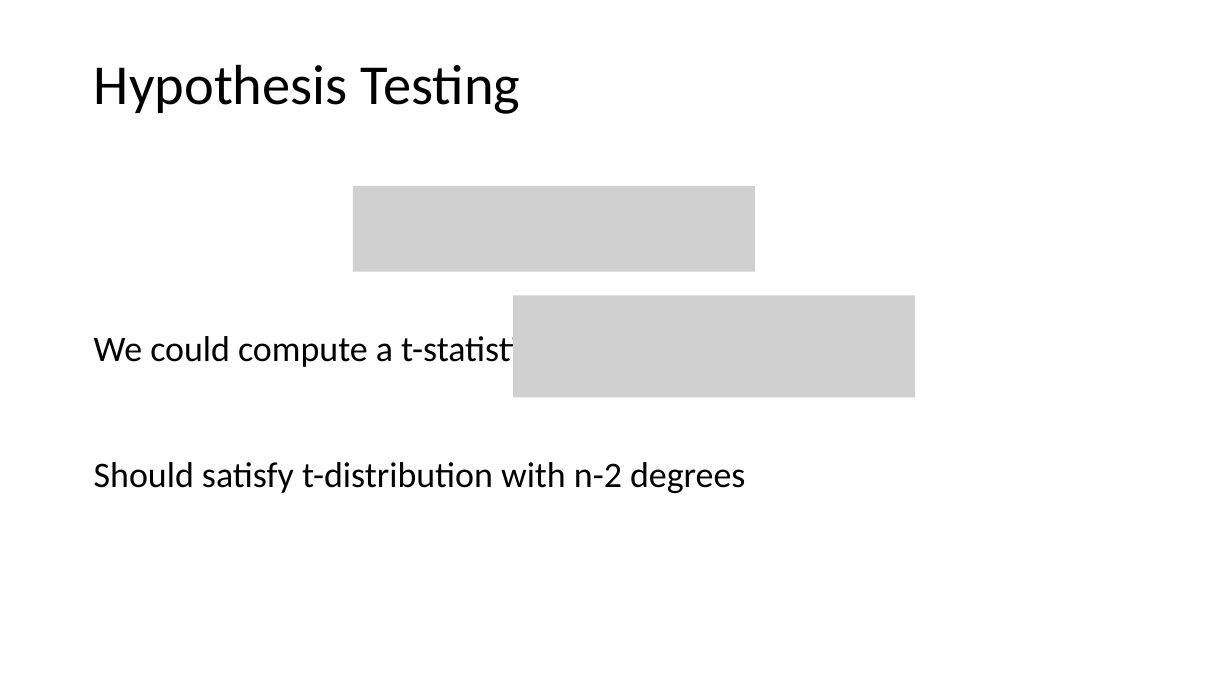
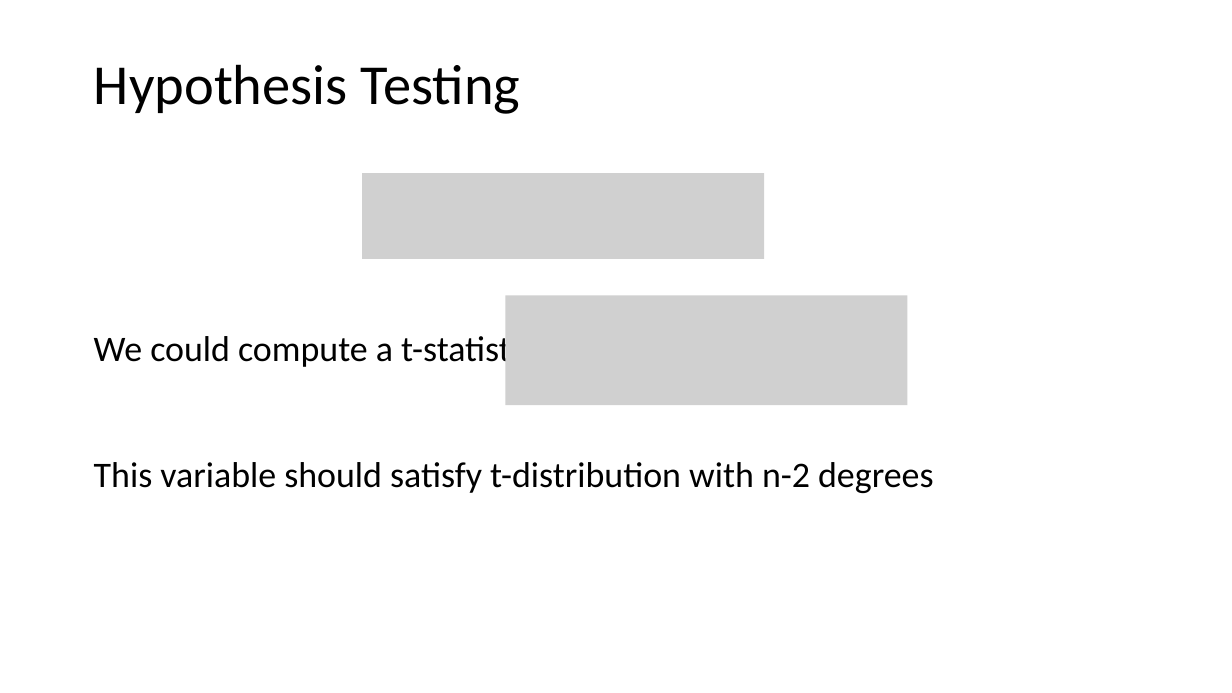
Before and after one commit to tianzheng4/tianzheng4.github.io, a slide deck: slide 17 of _umkc-teaching/slides/Lecture3.pptx (slide 16 before the commit). Drawn at 1232x693 pixels with LibreOffice and Linux fonts; fonts in the diff are those of the drawing; grey boxes stand for pictures. Boxes give left, top, right and bottom in pixels: in the first picture for what was removed or moved away, otherwise in the second. Text is boxed around its words. In the diff, an @@ line names an element or a change of style, - is before the commit and + after.

Commit message:
upload slides

```diff
--- a/_umkc-teaching/slides/Lecture3.pptx
+++ b/_umkc-teaching/slides/Lecture3.pptx
@@ picture moved from (x1=353, y1=186, x2=755, y2=272) to (x1=362, y1=174, x2=764, y2=260) @@
@@ picture resized from (x1=513, y1=296, x2=915, y2=397) to (x1=506, y1=296, x2=908, y2=406) @@
@@ text at (x1=94, y1=462, x2=933, y2=493): text changed @@
-Should satisfy t-distribution with n-2 degrees
+This variable should satisfy t-distribution with n-2 degrees
```
Also in this commit, not shown: 7 slides added, 2 other files.
